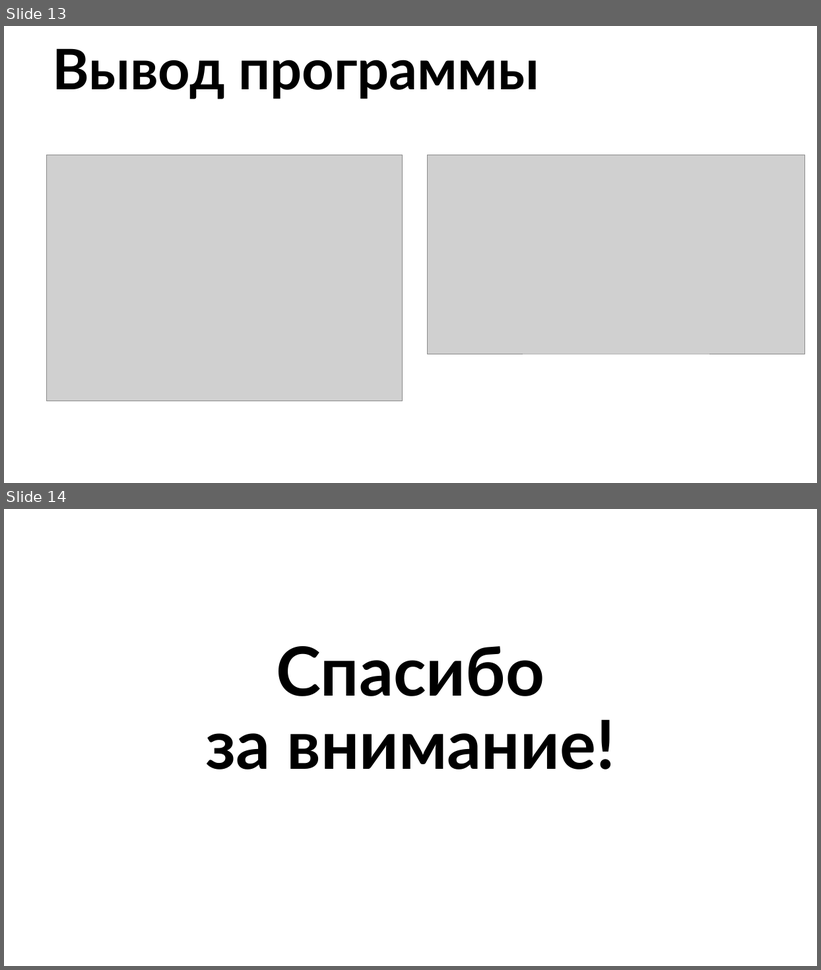
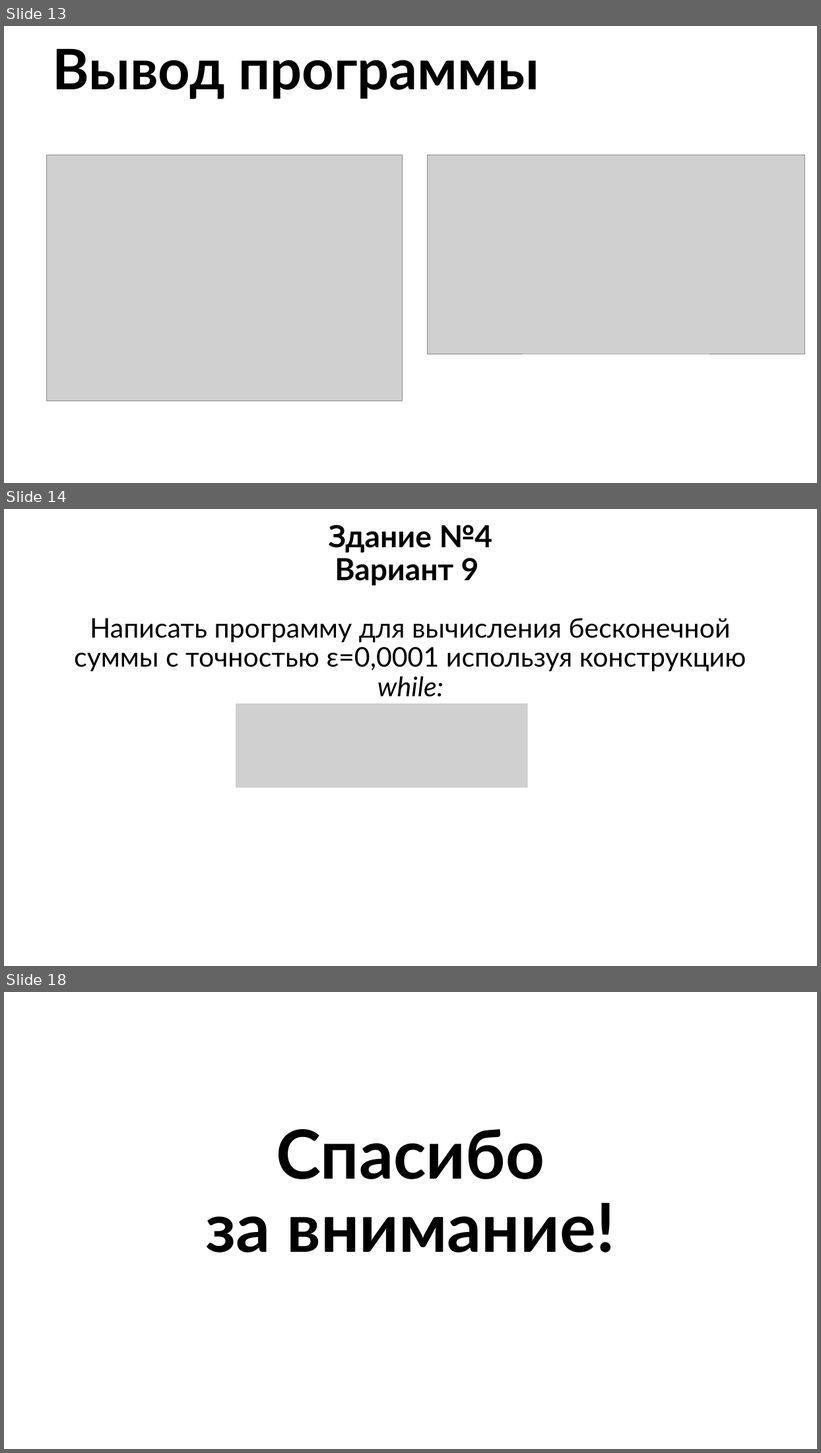
Before and after one commit to dimonyashin/Labi-po-informatike, a slide deck: Третья лаба.pptx. Shown one above the other, each under a label of ours: slides 13 and 14 before the commit, slides 13, 14 and 18 after it; the slides between them are not shown. The pictures are 821x970 and 821x1453 pixels, drawn with LibreOffice and Linux fonts; fonts in the diff are those of the drawing; grey boxes stand for pictures; background and template pictures are left out. Boxes give left, top, right and bottom in pixels: in the first picture for what was removed or moved away, otherwise in the second. Text is boxed around its words. In the diff, an @@ line names an element or a change of style, - is before the commit and + after.

```diff
--- a/Третья лаба.pptx
+++ b/Третья лаба.pptx
@@ slide 14 added at bbox=[4, 509, 817, 966], background picture (left out) @@
@@ title added at bbox=[329, 525, 492, 586], 36 pt, text #000000, bold @@
+Здание №4
+Вариант 9
@@ text added at bbox=[74, 618, 746, 697], 32 pt, text #000000 @@
+Написать программу для вычисления бесконечной суммы с точностью ε=0,0001 используя конструкцию while:
@@ picture added at bbox=[236, 704, 528, 788] @@
@@ what was slide 14 is now slide 18 @@
```
Also in this commit, not shown: 1 slide changed, 3 other slides added.
